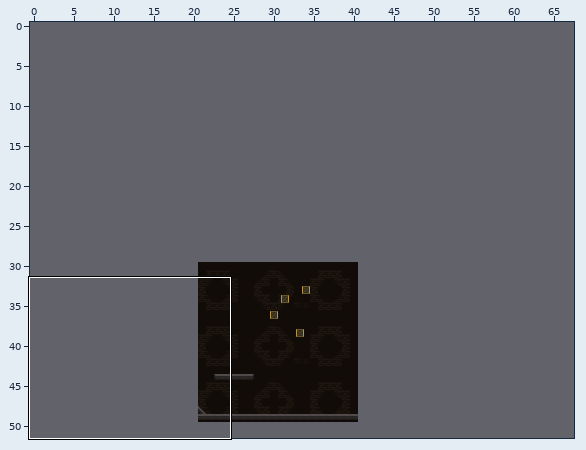
Tiled map: Resources/Spaceship_big.tmx. The first picture is a wide view before the edit; the outline marks the close-up.
Close-up. Before the edit:
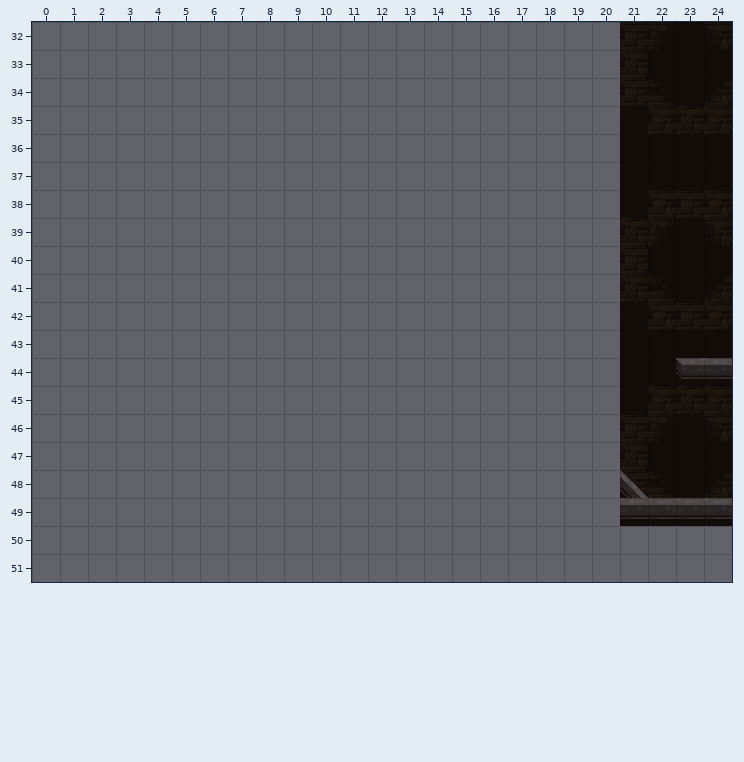
Cells are 32x32 px. Shown: x 0..24, y 32..51. The commit also changed other parts of the map, which this record leaves out. The old version is drawn lined up with the new one.
The result:
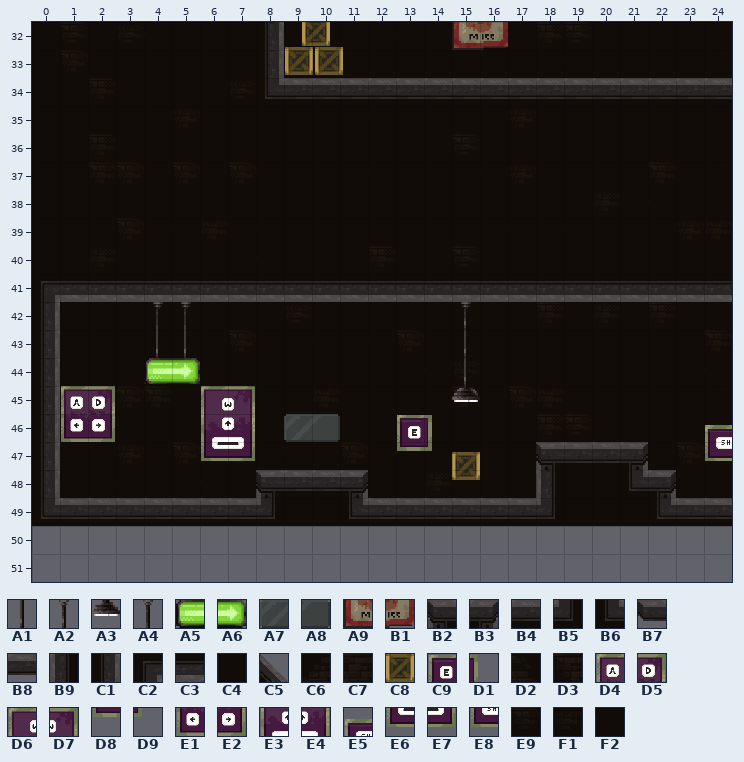
Key: from "Spaceship_Tileset_big": A1 16, A2 35, A3 60, A4 114, A5 136, A6 137, A7 262, A8 263, A9 330, B1 331, B2 351, B3 353, B4 359, B5 376, B6 378, B7 383, B8 384, B9 400, C1 404, C2 428, C3 452, C4 461, C5 480, C6 488, C7 489, C8 502 "box", C9 505, D1 506, D2 516, D3 522, D4 525, D5 526, D6 527, D7 528, D8 530, D9 531, E1 550, E2 551, E3 552, E4 553, E5 554, E6 577, E7 578, E8 579, E9 592, F1 593, F2 594.
__ is an empty cell, ## one hidden under a higher layer, .. an unchanged one.
Objects are placed by their top-left corner, in cells (3,4 is the top-left corner of cell 3,4); size is 1x1 cell unless given.
Tiles of an added or newly shown layer are drawn over the layers below it.
Change:
map size 20x20 -> 68x50 cells (old content now starts at 21,30; both pictures use the new coordinates)
--- layer "Background"
@@ x 0..24 @@
-32 __ __ __ __ __ __ __ __ .. __ __ __ __ __ __ .. __ __ __ __ __ .. .. .. ..
-33 __ __ __ __ __ __ __ __ .. __ __ __ __ __ __ __ __ __ __ __ __ .. .. .. ..
-34 __ __ __ __ __ __ __ __ .. .. .. .. .. .. .. .. .. .. .. .. .. C7 D2 .. C6
-35 __ __ __ __ __ __ __ __ __ __ __ __ __ __ __ __ __ __ __ __ __ .. .. .. ..
-36 .. __ __ __ __ __ __ __ __ __ __ __ __ __ __ __ __ __ __ __ __ .. .. .. ..
-37 .. __ __ __ __ __ __ __ __ __ __ __ __ __ __ __ __ __ __ __ __ .. .. .. ..
-38 .. __ __ __ __ __ __ __ __ __ __ __ __ __ __ __ __ __ __ __ __ .. .. .. ..
-39 .. __ __ __ __ __ __ __ __ __ __ __ __ __ __ __ __ __ __ __ __ .. .. .. ..
-40 .. __ __ __ __ __ __ __ __ __ __ __ __ __ __ __ __ __ __ __ __ .. .. .. ..
-41 .. .. .. .. .. .. .. .. .. .. .. .. .. .. .. .. .. .. .. .. .. C7 D2 .. C6
-42 .. __ __ __ __ __ __ __ __ __ __ __ __ __ __ __ __ __ __ __ __ .. .. .. ..
-43 .. __ __ __ __ __ __ __ __ __ __ __ __ __ __ __ __ __ __ __ __ .. .. .. ..
-44 .. __ __ __ __ __ __ __ __ __ __ __ __ __ __ __ __ __ __ __ __ .. .. .. C4
-45 .. __ __ __ __ __ __ __ __ __ __ __ __ __ __ __ __ __ __ __ __ .. .. .. ..
-46 .. __ __ __ __ __ __ __ __ __ __ __ __ __ __ __ __ __ __ __ __ .. .. .. D3
-47 .. __ __ __ __ __ __ __ __ __ __ __ __ __ __ __ __ __ __ .. .. C7 .. .. ..
-48 .. __ __ __ __ __ __ __ __ .. .. __ __ __ __ __ __ __ .. .. .. C7 D2 .. ..
+32 C4 E9 C4 F1 F2 C4 C4 C4 .. C4 C4 C4 C4 F2 C4 .. C4 C4 E9 E9 C4 .. .. .. ..
+33 C4 E9 C4 C4 C4 C4 C4 C4 .. C4 E9 F2 C4 C4 C4 C4 C4 C4 C4 F2 C4 .. .. .. ..
+34 C4 C4 E9 F2 C4 C4 C4 F1 .. .. .. .. .. .. .. .. .. .. .. .. .. ## ## .. ##
+35 C4 C4 C4 C4 C4 F1 C4 C4 C4 C4 C4 C4 F2 C4 C4 C4 C4 F1 C4 C4 C4 .. .. .. ..
+36 .. C4 E9 C4 C4 C4 C4 C4 C4 C4 C4 C4 C4 C4 C4 E9 C4 C4 C4 C4 C4 .. .. .. ..
+37 .. C4 E9 E9 C4 E9 C4 E9 F2 C4 C4 C4 F2 C4 C4 C4 F2 F1 C4 C4 C4 .. .. .. ..
+38 .. C4 C4 C4 C4 C4 C4 C4 C4 C4 C4 C4 C4 C4 C4 C4 C4 C4 C4 C4 F1 .. .. .. ..
+39 .. C4 C4 E9 C4 F2 F1 C4 F2 C4 C4 C4 C4 C4 C4 C4 C4 F2 C4 F2 C4 .. .. .. ..
+40 .. C4 F1 C4 C4 C4 C4 C4 F2 C4 C4 C4 E9 C4 C4 E9 C4 C4 C4 C4 C4 .. .. .. ..
+41 .. .. .. .. .. .. .. .. .. .. .. .. .. .. .. .. .. .. .. .. .. ## ## .. ##
+42 .. C4 C4 C4 C4 C4 C4 C4 C4 F1 C4 C4 C4 C4 C4 C4 C4 C4 E9 C4 F1 .. .. .. ..
+43 .. C4 C4 C4 C4 C4 C4 E9 C4 C4 F2 C4 F2 E9 C4 C4 C4 C4 C4 C4 C4 .. .. .. ..
+44 .. C4 C4 C4 C4 C4 C4 C4 C4 C4 C4 C4 C4 C4 F2 F1 C4 C4 C4 C4 C4 .. .. .. F2
+45 .. C4 C4 E9 E9 C4 C4 C4 C4 C4 F1 C4 C4 C4 C4 E9 C4 E9 F1 C4 C4 .. .. .. ..
+46 .. C4 E9 F2 C4 C4 C4 C4 C4 C4 C4 C4 C4 C4 C4 C4 C4 C4 E9 E9 C4 .. .. .. C4
+47 .. C4 C4 F1 C4 E9 C4 F1 C4 F2 C4 E9 C4 F2 C4 F2 C4 C4 C4 .. .. F1 .. .. ..
+48 .. C4 C4 F2 C4 C4 F2 C4 C4 .. .. F1 C4 C4 F1 C4 C4 C4 .. .. .. ## C4 .. ..
--- layer "Foreground"
@@ x 8..24 @@
-32 __ .. .. .. .. .. .. .. .. .. .. .. .. .. .. .. ..
-33 __ .. .. .. .. .. .. .. .. .. .. .. .. .. .. .. ..
-34 __ __ __ __ __ __ __ __ __ __ __ __ __ __ __ __ __
+32 C1 .. .. .. .. .. .. .. .. .. .. .. .. .. .. .. ..
+33 C1 .. .. .. .. .. .. .. .. .. .. .. .. .. .. .. ..
+34 B6 B4 B4 B4 B4 B4 B4 B4 B4 B4 B4 B4 B4 B4 B4 B4 B4
@@ x 0..24 @@
-36 __ .. .. .. .. .. .. .. .. .. .. .. .. .. .. .. .. .. .. .. .. .. .. .. ..
-37 __ .. .. .. .. .. .. .. .. .. .. .. .. .. .. .. .. .. .. .. .. .. .. .. ..
-38 __ .. .. .. .. .. .. .. .. .. .. .. .. .. .. .. .. .. .. .. .. .. .. .. ..
-39 __ .. .. .. .. .. .. .. .. .. .. .. .. .. .. .. .. .. .. .. .. .. .. .. ..
-40 __ .. .. .. .. .. .. .. .. .. .. .. .. .. .. .. .. .. .. .. .. .. .. .. ..
-41 __ __ __ __ __ __ __ __ __ __ __ __ __ __ __ __ __ __ __ __ __ __ __ __ __
-42 __ .. .. .. __ __ .. .. .. .. .. .. .. .. .. __ .. .. .. .. .. .. .. .. ..
-43 __ .. .. .. __ __ .. .. .. .. .. .. .. .. .. __ .. .. .. .. .. .. .. .. ..
-44 __ .. .. .. __ __ .. .. .. .. .. .. .. .. .. __ .. .. .. .. .. .. .. B7 B8
-45 __ .. .. .. .. .. .. .. .. .. .. .. .. .. .. __ .. .. .. .. .. .. .. .. ..
-46 __ .. .. .. .. .. .. .. .. .. .. .. .. .. .. .. .. .. .. .. .. .. .. .. ..
-47 __ .. .. .. .. .. .. .. .. .. .. .. .. .. .. .. .. .. __ __ __ __ .. .. ..
-48 __ .. .. .. .. .. .. .. __ __ __ __ .. .. .. .. .. .. __ __ __ C5 __ .. ..
-49 __ __ __ __ __ __ __ __ __ __ __ __ __ __ __ __ __ __ __ __ __ B4 B4 .. ..
+36 C4 .. .. .. .. .. .. .. .. .. .. .. .. .. .. .. .. .. .. .. .. .. .. .. ..
+37 C4 .. .. .. .. .. .. .. .. .. .. .. .. .. .. .. .. .. .. .. .. .. .. .. ..
+38 C4 .. .. .. .. .. .. .. .. .. .. .. .. .. .. .. .. .. .. .. .. .. .. .. ..
+39 C4 .. .. .. .. .. .. .. .. .. .. .. .. .. .. .. .. .. .. .. .. .. .. .. ..
+40 C4 .. .. .. .. .. .. .. .. .. .. .. .. .. .. .. .. .. .. .. .. .. .. .. ..
+41 C2 C3 C3 C3 C3 C3 C3 C3 C3 C3 C3 C3 C3 C3 C3 C3 C3 C3 C3 C3 C3 C3 C3 C3 C3
+42 C1 .. .. .. A4 A4 .. .. .. .. .. .. .. .. .. A2 .. .. .. .. .. .. .. .. ..
+43 C1 .. .. .. A1 A1 .. .. .. .. .. .. .. .. .. A1 .. .. .. .. .. .. .. .. ..
+44 C1 .. .. .. A5 A6 .. .. .. .. .. .. .. .. .. A1 .. .. .. .. .. .. .. __ __
+45 C1 .. .. .. .. .. .. .. .. .. .. .. .. .. .. A3 .. .. .. .. .. .. .. .. ..
+46 C1 .. .. .. .. .. .. .. .. .. .. .. .. .. .. .. .. .. .. .. .. .. .. .. ..
+47 C1 .. .. .. .. .. .. .. .. .. .. .. .. .. .. .. .. .. B2 B4 B4 B3 .. .. ..
+48 C1 .. .. .. .. .. .. .. B2 B4 B4 B3 .. .. .. .. .. .. B9 C4 C4 B6 B3 .. ..
+49 B6 B4 B4 B4 B4 B4 B4 B4 B5 C4 C4 B6 B4 B4 B4 B4 B4 B4 B5 C4 C4 C4 B6 .. ..
--- layer "Decoration" (added)
@@ x 15..16 @@
-32 __ __
+32 A9 B1
@@ x 1..24 @@
-45 __ __ .. .. .. __ __ .. .. .. .. .. .. .. .. .. .. .. .. .. .. .. .. ..
-46 __ __ .. .. .. __ __ .. __ __ .. .. __ __ .. .. .. .. .. .. .. .. .. __
-47 .. .. .. .. .. __ __ .. .. .. .. .. __ __ .. .. .. .. .. .. .. .. .. __
+45 D4 D5 .. .. .. D6 D7 .. .. .. .. .. .. .. .. .. .. .. .. .. .. .. .. ..
+46 E1 E2 .. .. .. E3 E4 .. A7 A8 .. .. C9 D1 .. .. .. .. .. .. .. .. .. E5
+47 .. .. .. .. .. E6 E7 .. .. .. .. .. D8 D9 .. .. .. .. .. .. .. .. .. E8
--- layer "ObjectLayer"
+C8 "box" at 9.7,31.8
+C8 "box" at 9,32.9
+C8 "box" at 10.1,32.9
+C8 "box" at 15,47.3
Changed places in both close-ups, as pixel boxes (x1, y1, x2, y2):
changed: (32, 22, 732, 526)
